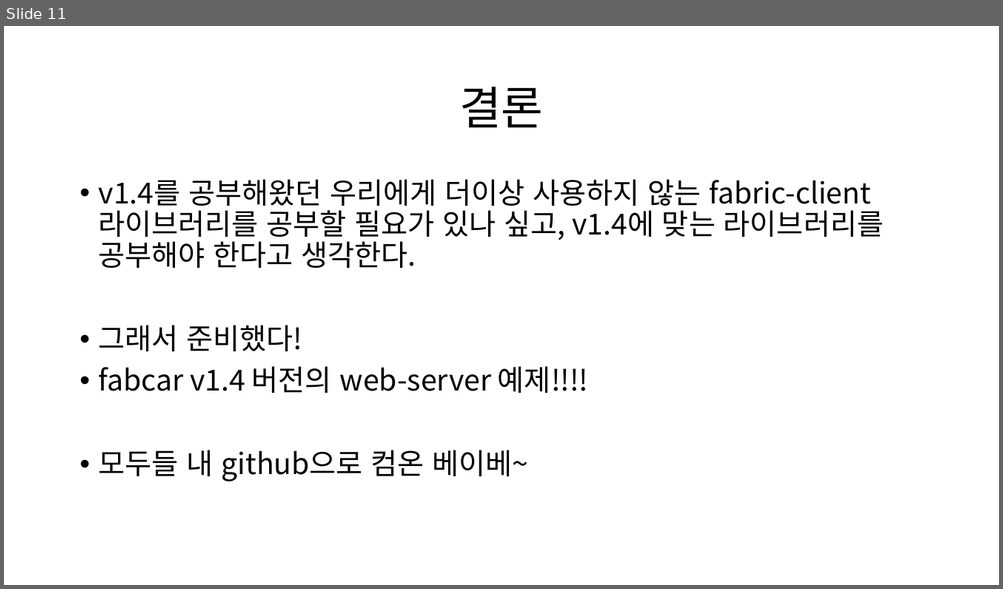
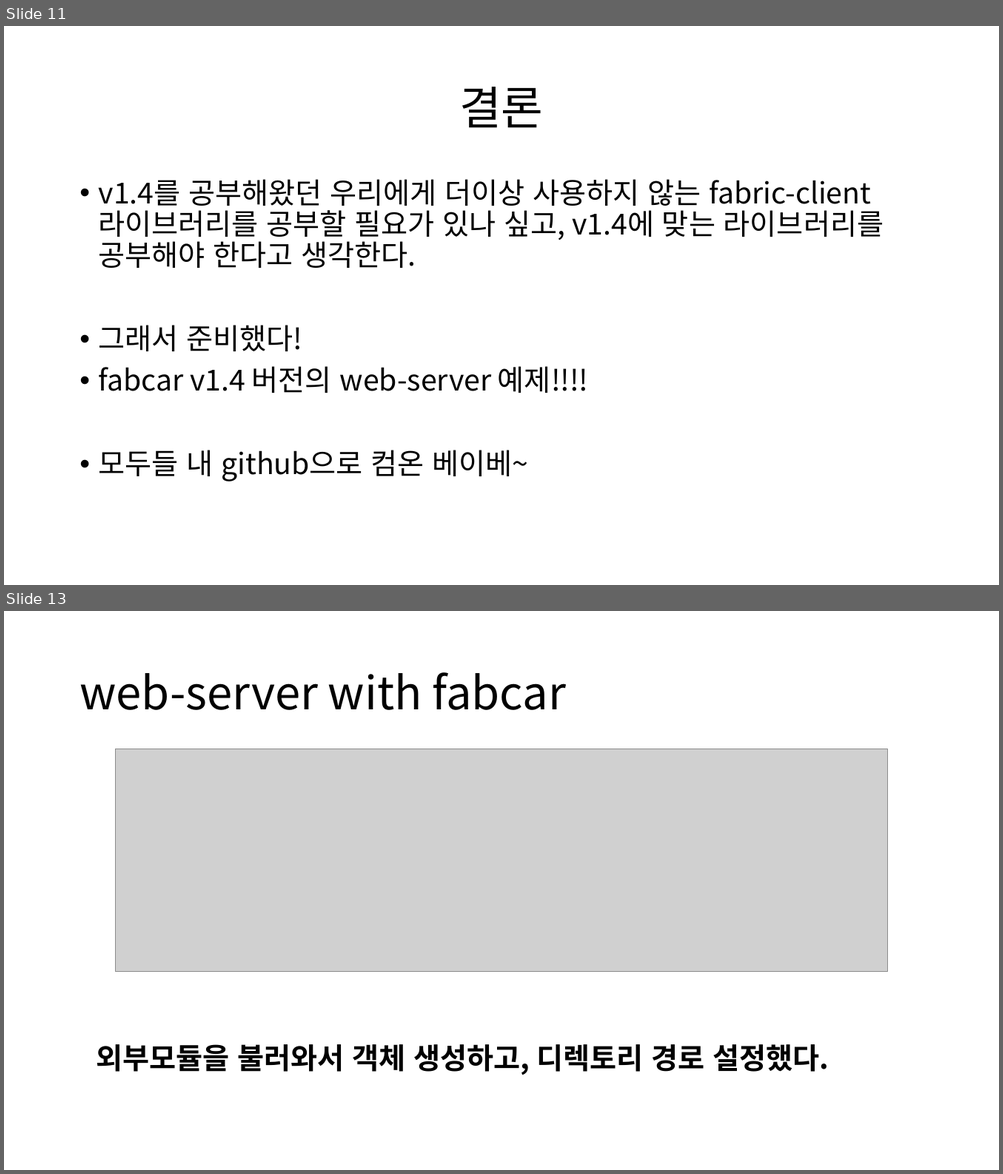
Before and after one commit to johndonggyu/HLF_Study, a slide deck: CodeStudy/fabcar/api-server/api-server 분석.pptx. Shown one above the other, each under a label of ours: slide 11 before the commit, slides 11 and 13 after it; the slides between them are not shown. The pictures are 1003x589 and 1003x1174 pixels, drawn with LibreOffice and Linux fonts; fonts in the diff are those of the drawing; grey boxes stand for pictures. Boxes give left, top, right and bottom in pixels: in the first picture for what was removed or moved away, otherwise in the second. Text is boxed around its words. In the diff, an @@ line names an element or a change of style, - is before the commit and + after.

```diff
--- a/CodeStudy/fabcar/api-server/api-server 분석.pptx
+++ b/CodeStudy/fabcar/api-server/api-server 분석.pptx
@@ slide 13 added at box(4, 611, 999, 1170), background #FFFFFF @@
@@ title added at box(79, 672, 566, 710), 44 pt, text #000000 @@
+web-server with fabcar
@@ picture added at box(115, 749, 888, 972) @@
@@ text added at box(96, 1045, 828, 1076), 28 pt, text #000000, bold @@
+외부모듈을 불러와서 객체 생성하고, 디렉토리 경로 설정했다.
```
Also in this commit, not shown: 2 slides changed, 5 other slides added.
